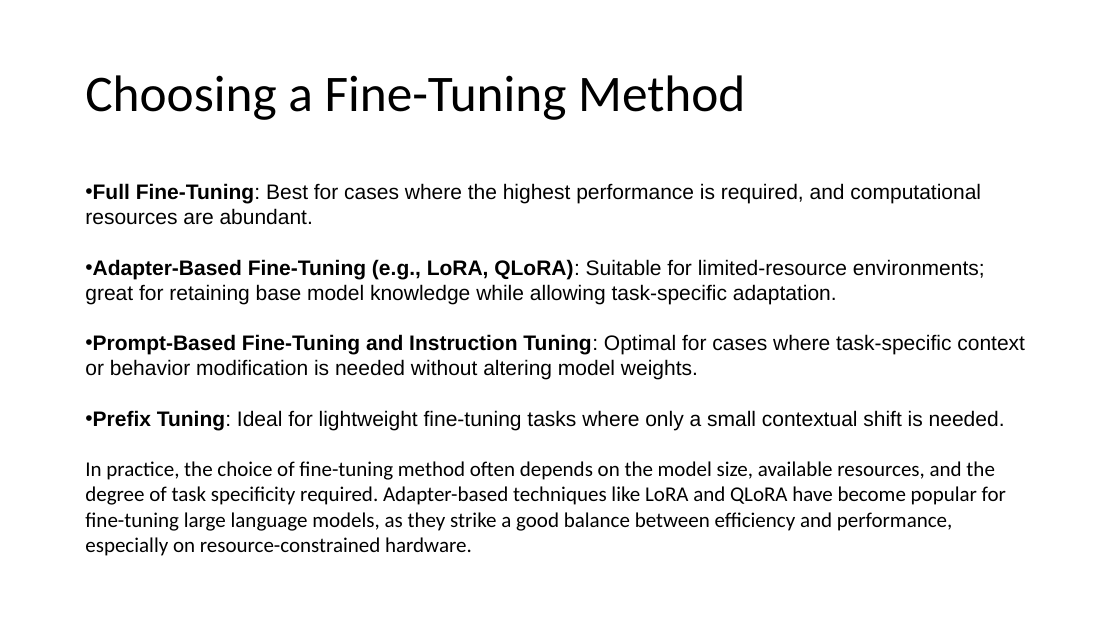
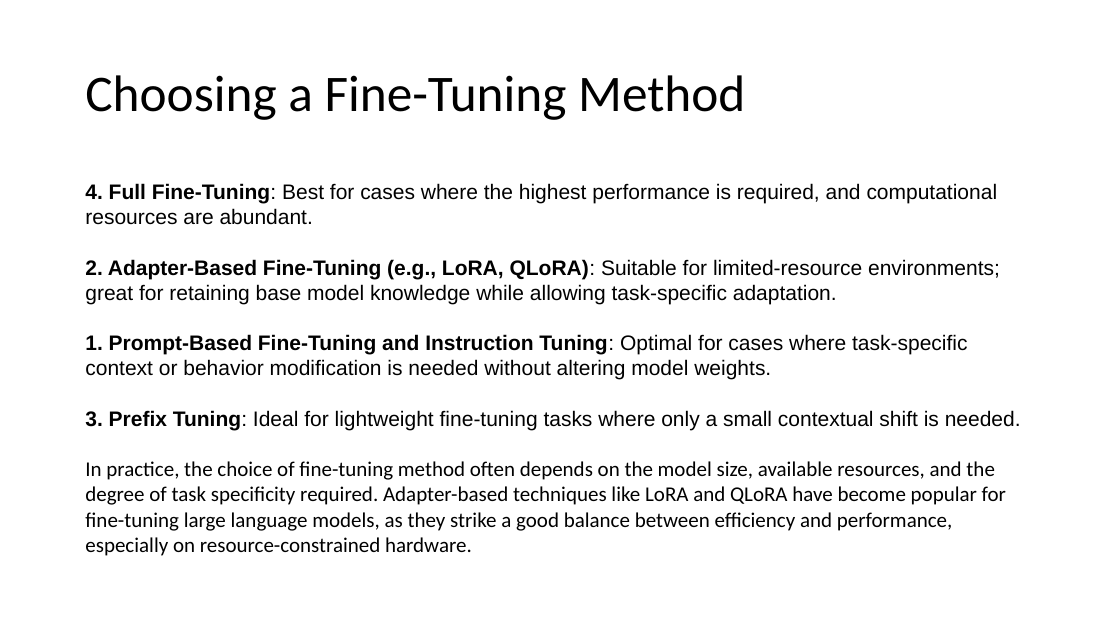
Before and after one commit to basudev2016/genai-dsc-2024, a slide deck: slide 10 of Unit-3/Fine_Tuning.pptx. Drawn at 1120x630 pixels with LibreOffice and Linux fonts; fonts in the diff are those of the drawing. Boxes give left, top, right and bottom in pixels: in the first picture for what was removed or moved away, otherwise in the second. Text is boxed around its words. In the diff, an @@ line names an element or a change of style, - is before the commit and + after.

```diff
--- a/Unit-3/Fine_Tuning.pptx
+++ b/Unit-3/Fine_Tuning.pptx
@@ text at [85,183,1021,430]: text changed @@
-• Full Fine-Tuning: Best for cases where the highest performance is required, and computational resources are abundant.
-• Adapter-Based Fine-Tuning (e.g., LoRA, QLoRA): Suitable for limited-resource environments; great for retaining base model knowledge while allowing task-specific adaptation.
-• Prompt-Based Fine-Tuning and Instruction Tuning: Optimal for cases where task-specific context or behavior modification is needed without altering model weights.
-• Prefix Tuning: Ideal for lightweight fine-tuning tasks where only a small contextual shift is needed.
+4. Full Fine-Tuning: Best for cases where the highest performance is required, and computational resources are abundant.
+2. Adapter-Based Fine-Tuning (e.g., LoRA, QLoRA): Suitable for limited-resource environments; great for retaining base model knowledge while allowing task-specific adaptation.
+1. Prompt-Based Fine-Tuning and Instruction Tuning: Optimal for cases where task-specific context or behavior modification is needed without altering model weights.
+3. Prefix Tuning: Ideal for lightweight fine-tuning tasks where only a small contextual shift is needed.
```
Also in this commit, not shown: 3 other files.
